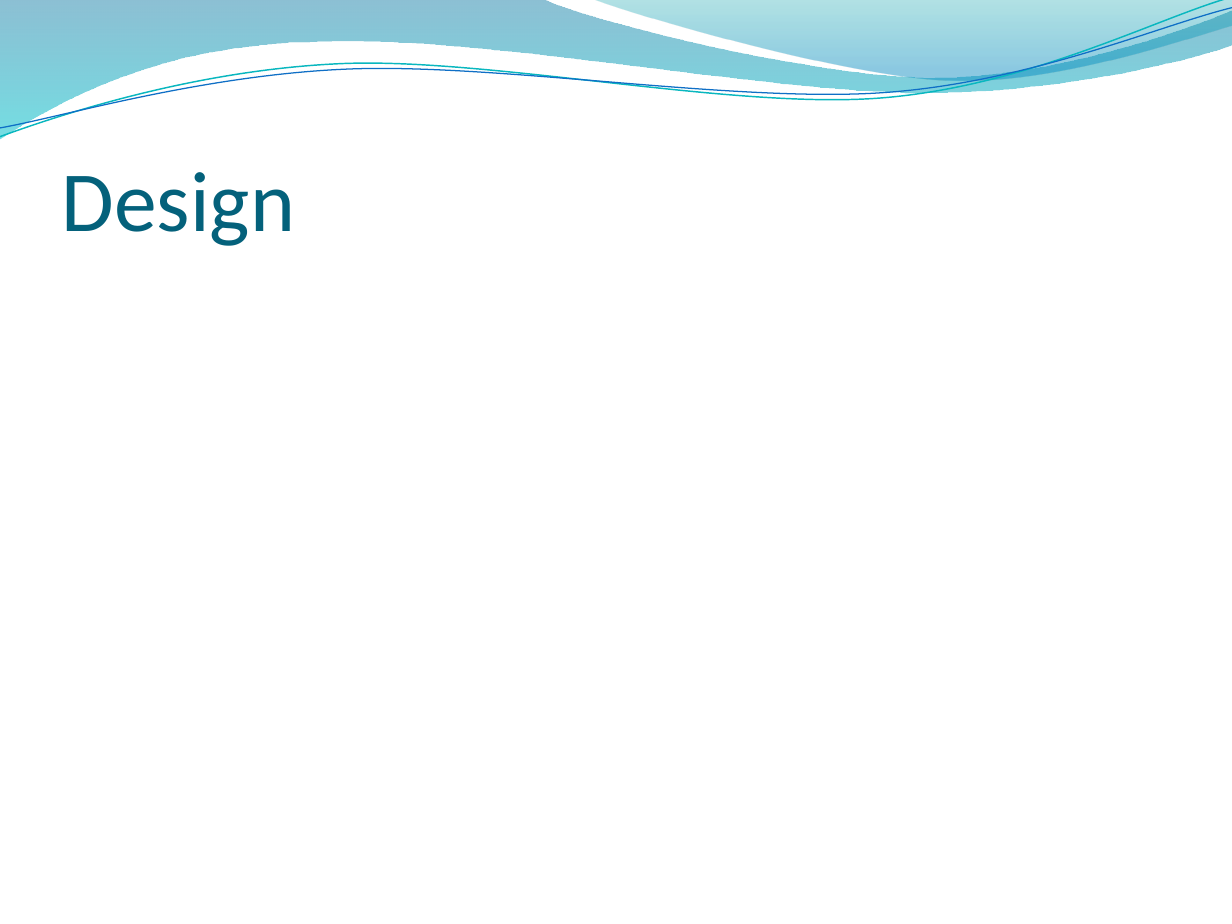
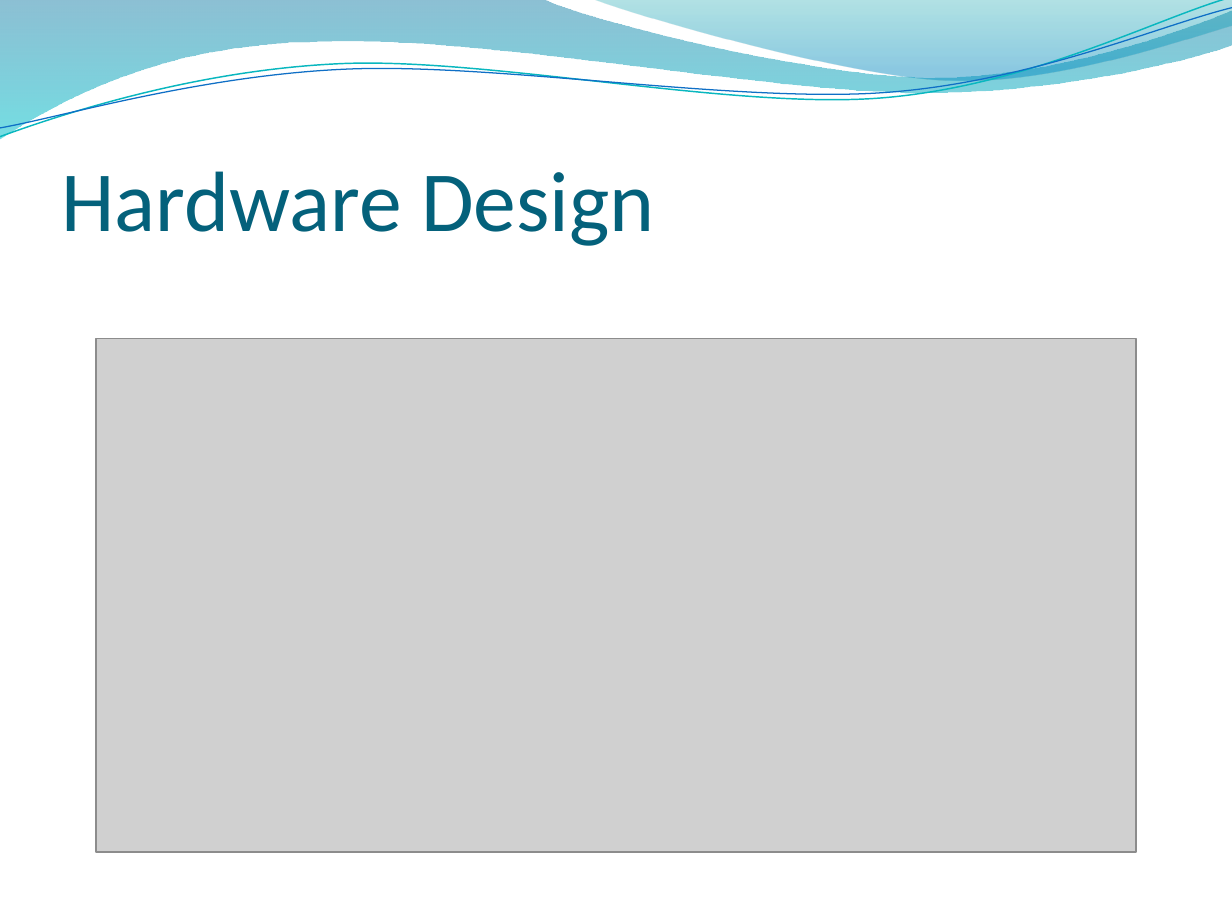
Before and after one commit to tasbal/cpsc483, a slide deck: slide 11 of MISC/Final Presentation.pptx (slide 10 before the commit). Drawn at 1232x924 pixels with LibreOffice and Linux fonts; fonts in the diff are those of the drawing; grey boxes stand for pictures; background and template pictures are left out. Boxes give left, top, right and bottom in pixels: in the first picture for what was removed or moved away, otherwise in the second. Text is boxed around its words. In the diff, an @@ line names an element or a change of style, - is before the commit and + after.

```diff
--- a/MISC/Final Presentation.pptx
+++ b/MISC/Final Presentation.pptx
@@ title at (x1=62, y1=171, x2=654, y2=246): text changed @@
-Design
+Hardware Design
@@ picture added at (x1=96, y1=339, x2=1136, y2=853) @@
```
Also in this commit, not shown: 7 other slides changed, 2 slides added, 6 slides removed, 1 other file.
